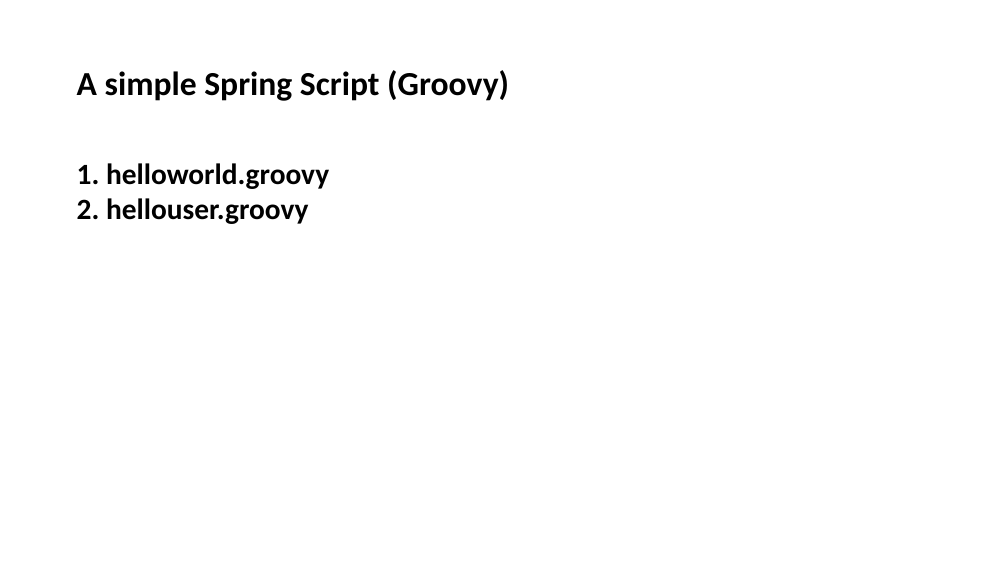
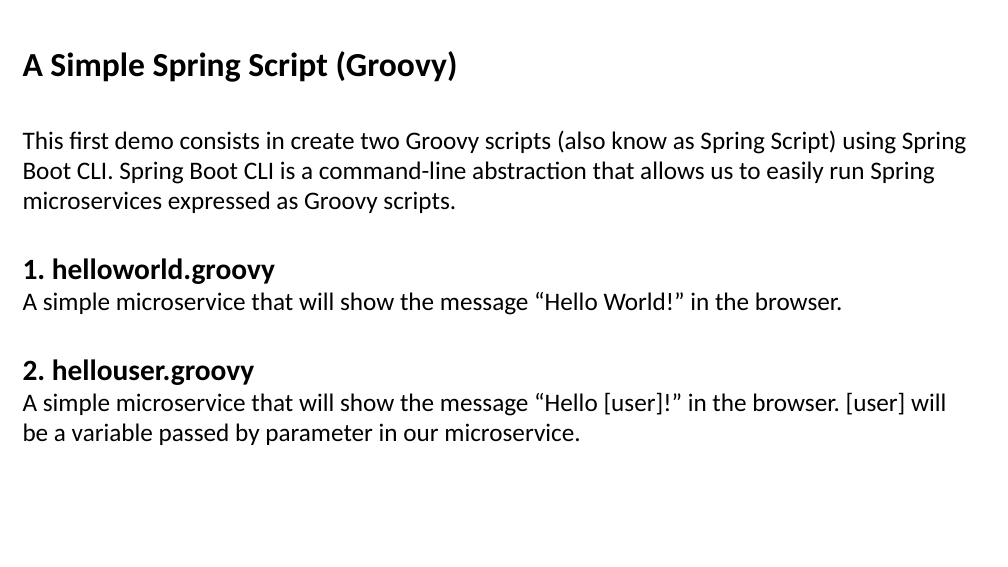
Before and after one commit to marcelovgomes/demo-internal-contacts, a slide deck: slide 8 of presentation_resources/spring-boot-demo-presentation.pptx. Drawn at 1008x567 pixels with LibreOffice and Linux fonts; fonts in the diff are those of the drawing. Boxes give left, top, right and bottom in pixels: in the first picture for what was removed or moved away, otherwise in the second. Text is boxed around its words. In the diff, an @@ line names an element or a change of style, - is before the commit and + after.

```diff
--- a/presentation_resources/spring-boot-demo-presentation.pptx
+++ b/presentation_resources/spring-boot-demo-presentation.pptx
@@ text at [23, 51, 458, 82]: text changed @@
-A simple Spring Script (Groovy)
+A Simple Spring Script (Groovy)
@@ text "This first demo consists in ...": place and size @@
-text "This first demo consists in ..." at [77, 163, 329, 224]
+text "This first demo consists in ..." at [23, 130, 966, 445]
@@ text at [23, 130, 966, 213]: paragraph added @@
+This first demo consists in create two Groovy scripts (also know as Spring Script) using Spring Boot CLI. Spring Boot CLI is a command-line abstraction that allows us to easily run Spring microservices expressed as Groovy scripts.
@@ text at [23, 292, 843, 315]: paragraph added @@
+A simple microservice that will show the message “Hello World!” in the browser.
@@ text at [23, 392, 946, 445]: paragraph added @@
+A simple microservice that will show the message “Hello [user]!” in the browser. [user] will be a variable passed by parameter in our microservice.
```
Also in this commit, not shown: 6 other slides changed, 1 slide added, 1 slide removed.
